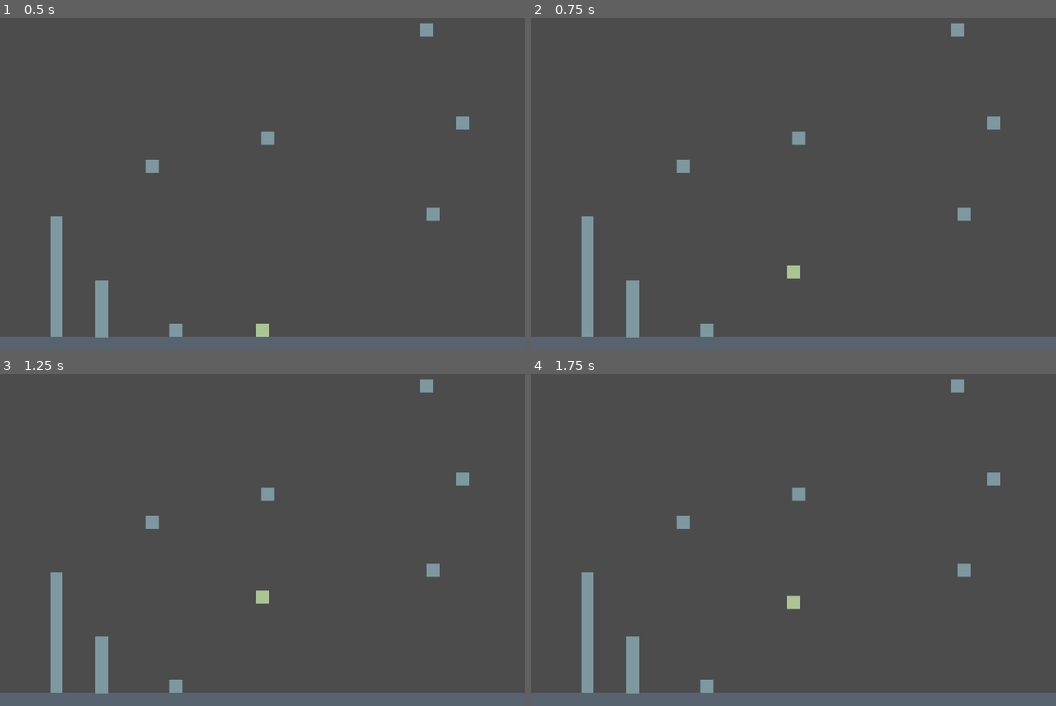
Above: before the commit, frames 1-4 (two rows, left to right).
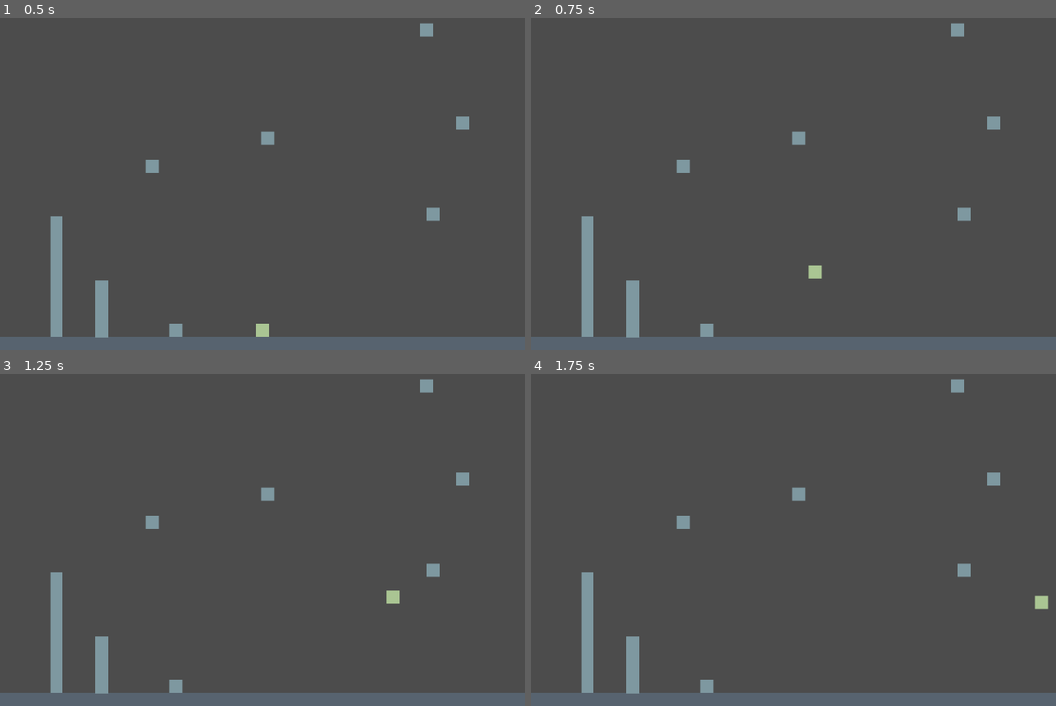
Above: after the commit, the same moments.

Repository: lost-in-thoughts/qash
Game: Godot game, scene res://World.tscn
The game is run twice, just before and just after one commit, with the same random seed, the same clock (stepped at 60 frames per second) and the same inputs.
Inputs:
- Up to frame 1 (0.5 s): no input
- Up to frame 2 (0.75 s): tap Enter at 0.5 s; hold Right (ui_right) from 0.53 s (still down); tap Space (jump, bound only after the commit) at 0.6 s
- Up to frame 3 (1.25 s): keep holding Right (ui_right); tap Space (jump, bound only after the commit) at 0.77, 1.07 s
- Up to frame 4 (1.75 s): keep holding Right (ui_right); tap Space (jump, bound only after the commit) at 1.35, 1.52 s

Frame 1 is identical in both runs. In frame 2, 0.2% of the frame differs, in the area x 48-56%, y 74-79%; in frame 3, 0.2%; in frame 4, 0.2%, in the area x 48-99%, y 66-71%.

Commit message:
wall jumps (1x)

Diff:
--- a/Player.gd
+++ b/Player.gd
@@ -1,26 +1,38 @@
 extends KinematicBody2D
 
 const GRAVITIY: Vector2 = Vector2(0.0, 30.0)
-const JUMP: Vector2 = Vector2(0.0, -800.0)
+const JUMP: float = -800.0
 const SPEED: float = 40.0
 var velocity: Vector2
 var slow: bool = false
+var wall_jump: bool = false
 
 func _physics_process(delta: float) -> void:
-	if Input.is_key_pressed(KEY_A):
+
+	if Input.is_action_pressed("ui_left"):
 		velocity += Vector2(-SPEED, 0.0)
-	if Input.is_key_pressed(KEY_D):
+	if Input.is_action_pressed("ui_right"):
 		velocity += Vector2(SPEED, 0.0)
 
 	# reduce sliding
 	velocity.x *= 0.9
 
-	if is_on_floor() and Input.is_key_pressed(KEY_SPACE):
-		velocity += JUMP
+	if is_on_floor():
+		wall_jump = false
+		if Input.is_action_just_pressed("jump"):
+			velocity.y = JUMP
+	else:
+		if is_on_wall():
+			if Input.is_action_just_pressed("jump") and not wall_jump:
+				velocity.y = JUMP
+				wall_jump = true
 	#else:
 	#	slow = not is_on_floor() and Input.is_key_pressed(KEY_SPACE)
+	if is_on_wall() and velocity.y > 0:
+		velocity = GRAVITIY / 20.0
+	else:
+		velocity += GRAVITIY
 
-	velocity += GRAVITIY
 	velocity = move_and_slide(velocity, Vector2.UP)
 
 
--- a/project.godot
+++ b/project.godot
@@ -10,6 +10,7 @@
 
 _global_script_classes=[  ]
 _global_script_class_icons={
+
 }
 
 [application]
@@ -23,6 +24,35 @@
 window/size/width=800
 window/size/height=1000
 
+[input]
+
+ui_left={
+"deadzone": 0.5,
+"events": [ Object(InputEventKey,"resource_local_to_scene":false,"resource_name":"","device":0,"alt":false,"shift":false,"control":false,"meta":false,"command":false,"pressed":false,"scancode":16777231,"unicode":0,"echo":false,"script":null)
+, Object(InputEventJoypadButton,"resource_local_to_scene":false,"resource_name":"","device":0,"button_index":14,"pressure":0.0,"pressed":false,"script":null)
+, Object(InputEventKey,"resource_local_to_scene":false,"resource_name":"","device":0,"alt":false,"shift":false,"control":false,"meta":false,"command":false,"pressed":false,"scancode":65,"unicode":0,"echo":false,"script":null)
+ ]
+}
+ui_right={
+"deadzone": 0.5,
+"events": [ Object(InputEventKey,"resource_local_to_scene":false,"resource_name":"","device":0,"alt":false,"shift":false,"control":false,"meta":false,"command":false,"pressed":false,"scancode":16777233,"unicode":0,"echo":false,"script":null)
+, Object(InputEventJoypadButton,"resource_local_to_scene":false,"resource_name":"","device":0,"button_index":15,"pressure":0.0,"pressed":false,"script":null)
+, Object(InputEventKey,"resource_local_to_scene":false,"resource_name":"","device":0,"alt":false,"shift":false,"control":false,"meta":false,"command":false,"pressed":false,"scancode":68,"unicode":0,"echo":false,"script":null)
+ ]
+}
+ui_up={
+"deadzone": 0.5,
+"events": [ Object(InputEventKey,"resource_local_to_scene":false,"resource_name":"","device":0,"alt":false,"shift":false,"control":false,"meta":false,"command":false,"pressed":false,"scancode":16777232,"unicode":0,"echo":false,"script":null)
+, Object(InputEventJoypadButton,"resource_local_to_scene":false,"resource_name":"","device":0,"button_index":12,"pressure":0.0,"pressed":false,"script":null)
+ ]
+}
+jump={
+"deadzone": 0.5,
+"events": [ Object(InputEventKey,"resource_local_to_scene":false,"resource_name":"","device":0,"alt":false,"shift":false,"control":false,"meta":false,"command":false,"pressed":false,"scancode":32,"unicode":0,"echo":false,"script":null)
+, Object(InputEventJoypadButton,"resource_local_to_scene":false,"resource_name":"","device":0,"button_index":0,"pressure":0.0,"pressed":false,"script":null)
+ ]
+}
+
 [rendering]
 
 environment/default_environment="res://default_env.tres"
